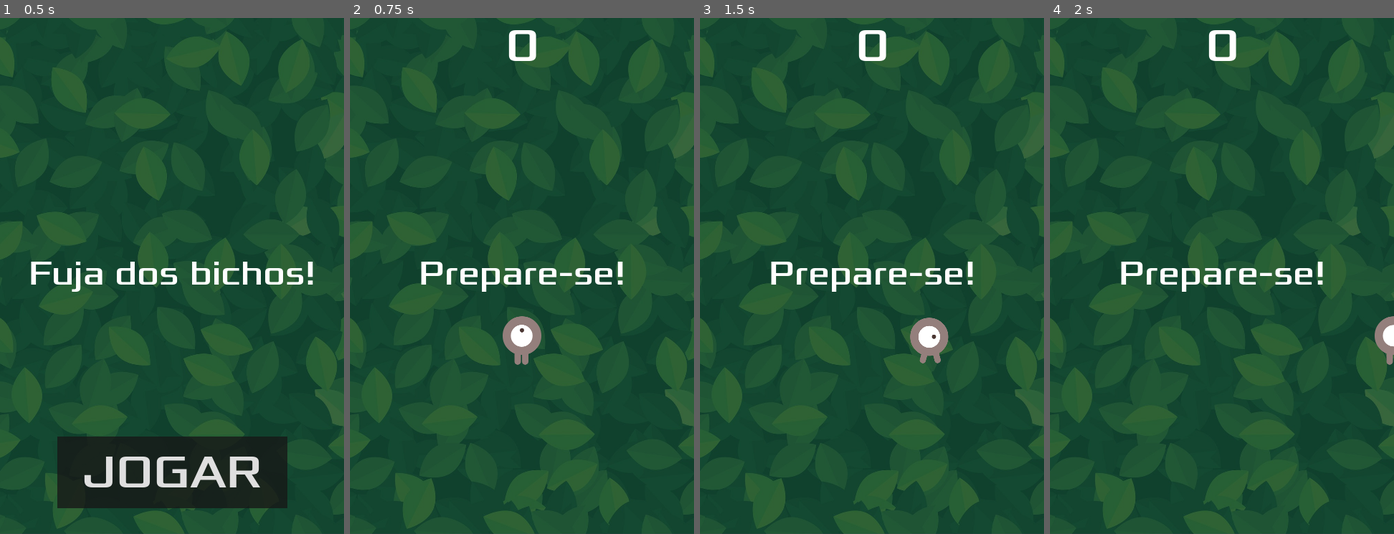
Above: before the commit, frames 1-4 (left to right).
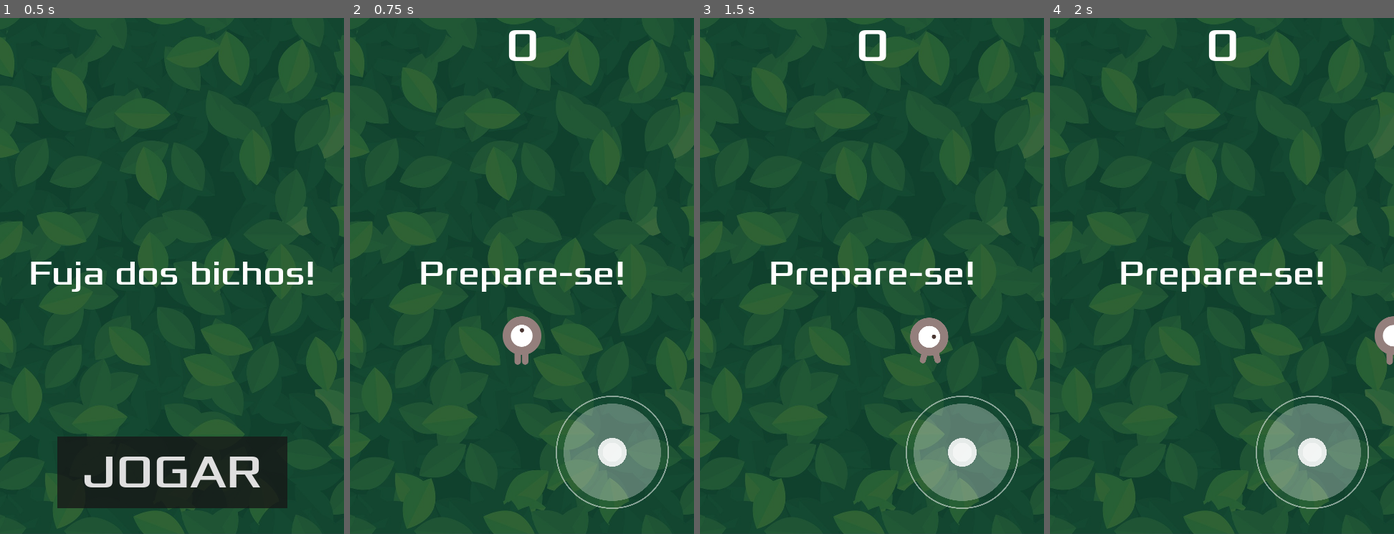
Above: after the commit, the same moments.

Repository: LuizHMAguiar/godot-projeto1
Game: Godot game, scene res://main.tscn
Two runs of this game, one before a commit and one after it. Both use one fixed random seed, a clock stepped at 60 frames per second and the inputs below.
Inputs (mouse positions are in pixels of both pictures, inside the frame that each line leads up to):
- Up to frame 1 (0.5 s): no input
- Up to frame 2 (0.75 s): click "JOGAR" at 0.5 s
- Up to frame 3 (1.5 s): tap Enter at 1.25 s; move the mouse to (947, 250) at 1.27 s; hold Right (move_right) from 1.28 s (still down); click (947, 250) at 1.42 s
- Up to frame 4 (2 s): keep holding Right (move_right)

Frame 1 is identical in both runs. In frame 2, 4.5% of the frame differs, in the area x 59-93%, y 73-96%; in frame 3, 4.5%; in frame 4, 4.5%.

Commit message:
Implementação de joystick para versão Android

Diff:
--- /dev/null
+++ b/Joystick.tscn
@@ -0,0 +1,49 @@
+[gd_scene load_steps=4 format=3 uid="uid://cspq7c1s2fc6m"]
+
+[ext_resource type="Script" uid="uid://ffw7kmxag00s" path="res://joystick.gd" id="1_ax4k2"]
+[ext_resource type="Texture2D" uid="uid://bnf4beaq5vqi1" path="res://assets/art/base.png" id="2_aegyi"]
+[ext_resource type="Texture2D" uid="uid://x65n260oo5bd" path="res://assets/art/joystick.png" id="3_6jtbp"]
+
+[node name="Joystick" type="Control"]
+layout_mode = 3
+anchors_preset = 3
+anchor_left = 1.0
+anchor_top = 1.0
+anchor_right = 1.0
+anchor_bottom = 1.0
+offset_left = -158.0
+offset_top = -158.0
+grow_horizontal = 0
+grow_vertical = 0
+script = ExtResource("1_ax4k2")
+
+[node name="Base" type="TextureRect" parent="."]
+layout_mode = 1
+anchors_preset = 15
+anchor_right = 1.0
+anchor_bottom = 1.0
+offset_left = -35.0
+offset_top = -35.0
+offset_right = -35.0
+offset_bottom = -35.0
+grow_horizontal = 2
+grow_vertical = 2
+texture = ExtResource("2_aegyi")
+expand_mode = 3
+
+[node name="Stick" type="TextureRect" parent="Base"]
+layout_mode = 1
+anchors_preset = 8
+anchor_left = 0.5
+anchor_top = 0.5
+anchor_right = 0.5
+anchor_bottom = 0.5
+offset_left = -20.0
+offset_top = -20.0
+offset_right = 20.0
+offset_bottom = 20.0
+grow_horizontal = 2
+grow_vertical = 2
+mouse_filter = 2
+texture = ExtResource("3_6jtbp")
+expand_mode = 2
--- a/hud.gd
+++ b/hud.gd
@@ -5,7 +5,10 @@
 
 # Called when the node enters the scene tree for the first time.
 func _ready() -> void:
-	pass # Replace with function body.
+	#if OS.has_feature("mobile"):
+	var joystick = preload("res://Joystick.tscn").instantiate()
+	add_child(joystick)
+	joystick.hide()
 
 
 # Called every frame. 'delta' is the elapsed time since the previous frame.
@@ -28,12 +31,14 @@
 	# Make a one-shot timer and wait for it to finish.
 	await get_tree().create_timer(1.0).timeout
 	$StartButton.show()
+	$Joystick.hide()
 
 func update_score(score):
 	$ScoreLabel.text = str(score)
 
 func _on_start_button_pressed():
 	$StartButton.hide()
+	$Joystick.show()
 	start_game.emit()
 
 func _on_message_timer_timeout():
--- /dev/null
+++ b/joystick.gd
@@ -0,0 +1,46 @@
+extends Control
+
+@export var radius: float = 80.0  # raio do movimento máximo
+var dragging = false
+var direction: Vector2 = Vector2.ZERO
+
+@onready var base = $Base
+@onready var stick = $Base/Stick
+
+func _ready():
+	# Centraliza o stick na base
+	stick.position = base.size / 2 - stick.size / 2
+
+func _gui_input(event):
+	# --- Toque (Android/iOS) ---
+	if event is InputEventScreenTouch:
+		if event.pressed:
+			dragging = true
+		else:
+			dragging = false
+			direction = Vector2.ZERO
+			stick.position = base.size / 2 - stick.size / 2
+
+	elif event is InputEventScreenDrag and dragging:
+		_process_offset(event.position)
+
+	# --- Mouse (PC/Web) ---
+	elif event is InputEventMouseButton:
+		if event.pressed and event.button_index == MOUSE_BUTTON_LEFT:
+			dragging = true
+		elif not event.pressed and event.button_index == MOUSE_BUTTON_LEFT:
+			dragging = false
+			direction = Vector2.ZERO
+			stick.position = base.size / 2 - stick.size / 2
+
+	elif event is InputEventMouseMotion and dragging:
+		_process_offset(event.position)
+
+# Função auxiliar para calcular direção e posição do stick
+func _process_offset(pos: Vector2):
+	var center = base.size / 2
+	var offset = pos - center - $Base.position
+	if offset.length() > radius:
+		offset = offset.normalized() * radius
+	stick.position = center + offset - stick.size / 2
+	direction = offset / radius
--- a/player.gd
+++ b/player.gd
@@ -13,10 +13,10 @@
 	hide()
 
 
-
-# Called every frame. 'delta' is the elapsed time since the previous frame.
 func _process(delta):
 	var velocity = Vector2.ZERO # The player's movement vector.
+
+	# --- PC: teclado ---
 	if Input.is_action_pressed("move_right"):
 		velocity.x += 1
 	if Input.is_action_pressed("move_left"):
@@ -26,6 +26,12 @@
 	if Input.is_action_pressed("move_up"):
 		velocity.y -= 1
 
+	# --- Android: joystick ---
+	if has_node("/root/Main/HUD/Joystick"): # só se a cena Joystick existir
+		var dir = get_node("/root/Main/HUD/Joystick").direction
+		velocity += dir
+
+	# --- movimento e animação ---
 	if velocity.length() > 0:
 		velocity = velocity.normalized() * speed
 		$AnimatedSprite2D.play()
@@ -38,7 +44,6 @@
 	if velocity.x != 0:
 		$AnimatedSprite2D.animation = "walk"
 		$AnimatedSprite2D.flip_v = false
-		# See the note below about the following boolean assignment.
 		$AnimatedSprite2D.flip_h = velocity.x < 0
 	elif velocity.y != 0:
 		$AnimatedSprite2D.animation = "up"
Binary file added: assets/art/base.png
Not shown, added: assets/art/base.png.import
Binary file added: assets/art/joystick.png
Not shown, added: assets/art/joystick.png.import
Not shown, changed: export_presets.cfg
Not shown, added: joystick.gd.uid
Not shown, changed: Android/Fuja dos bichos.apk
Not shown, changed: Android/Fuja dos bichos.apk.idsig
